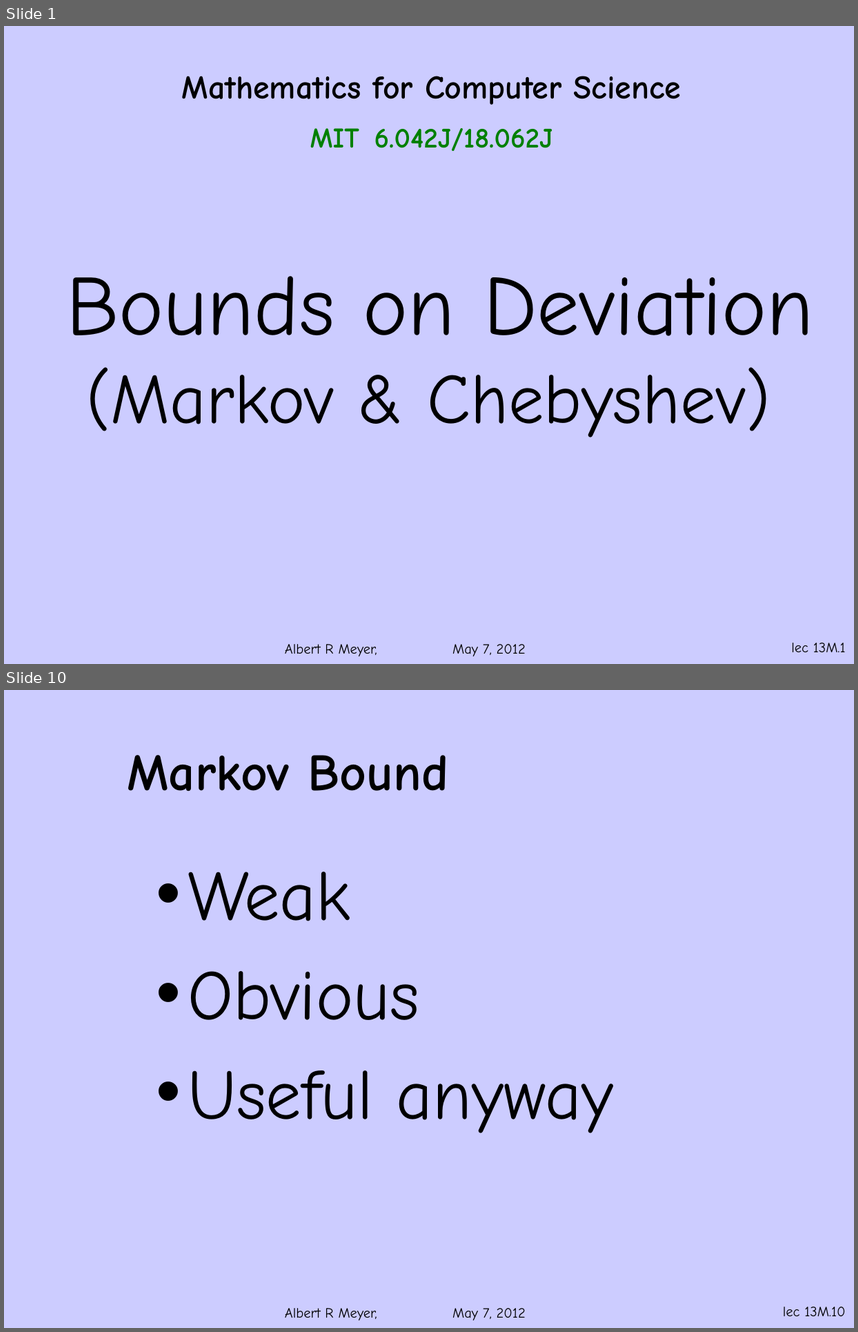
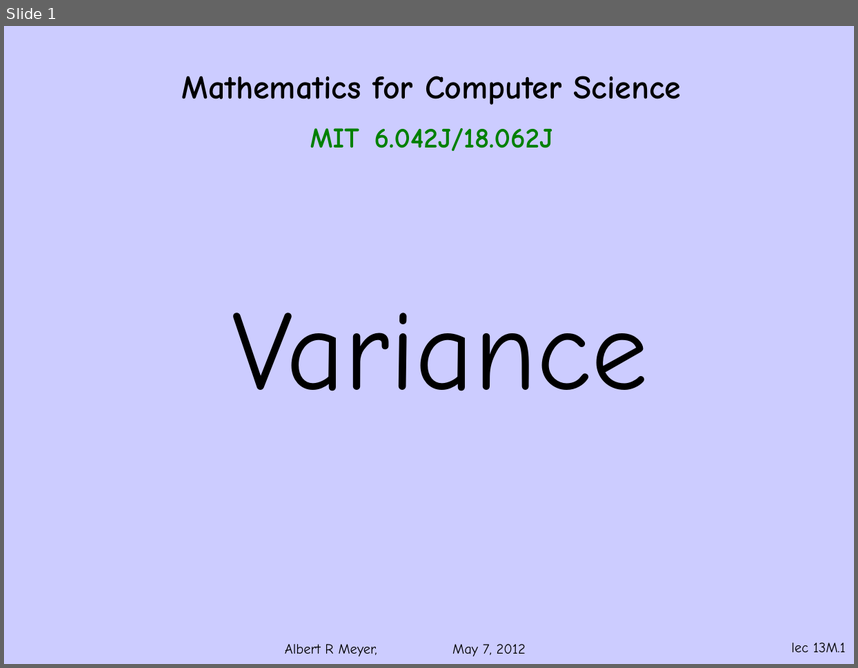
Before and after one commit to armeyer/mcs_web, a slide deck: spring13/slides13/deviation-bounds.pptx. Shown one above the other, each under a label of ours: slides 1 and 10 before the commit, slide 1 after it; the slides between them are not shown. The pictures are 858x1332 and 858x668 pixels, drawn with LibreOffice and Linux fonts; fonts in the diff are those of the drawing; background and template pictures are left out. Boxes give left, top, right and bottom in pixels: in the first picture for what was removed or moved away, otherwise in the second. Text is boxed around its words. In the diff, an @@ line names an element or a change of style, - is before the commit and + after.

Commit message:
add deviation slides

```diff
--- a/spring13/slides13/deviation-bounds.pptx
+++ b/spring13/slides13/deviation-bounds.pptx
@@ slide 10 removed at box(4, 690, 854, 1328), background #CCCCFF; not listed: 2 template elements that a slide beside it also shows @@
@@ title removed at box(127, 755, 448, 791) @@
-Markov Bound
@@ text removed at box(188, 871, 613, 1133) @@
-• Weak
-• Obvious
-• Useful anyway
@@ slide 1 changed as well @@
@@ text at box(232, 312, 648, 391): text changed; size 60 to 96 pt @@
-Bounds on Deviation
-(Markov & Chebyshev)
+Variance
```
Also in this commit, not shown: 12 other slides changed, 2 slides added, 18 other slides removed, 5 other files.
